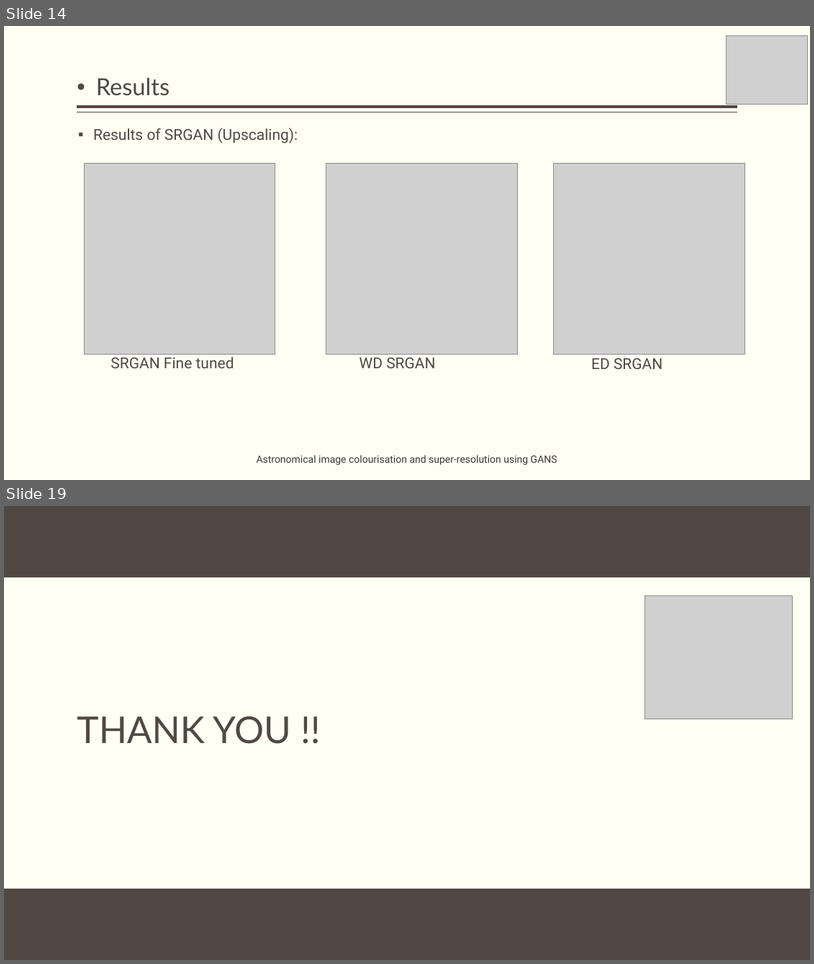
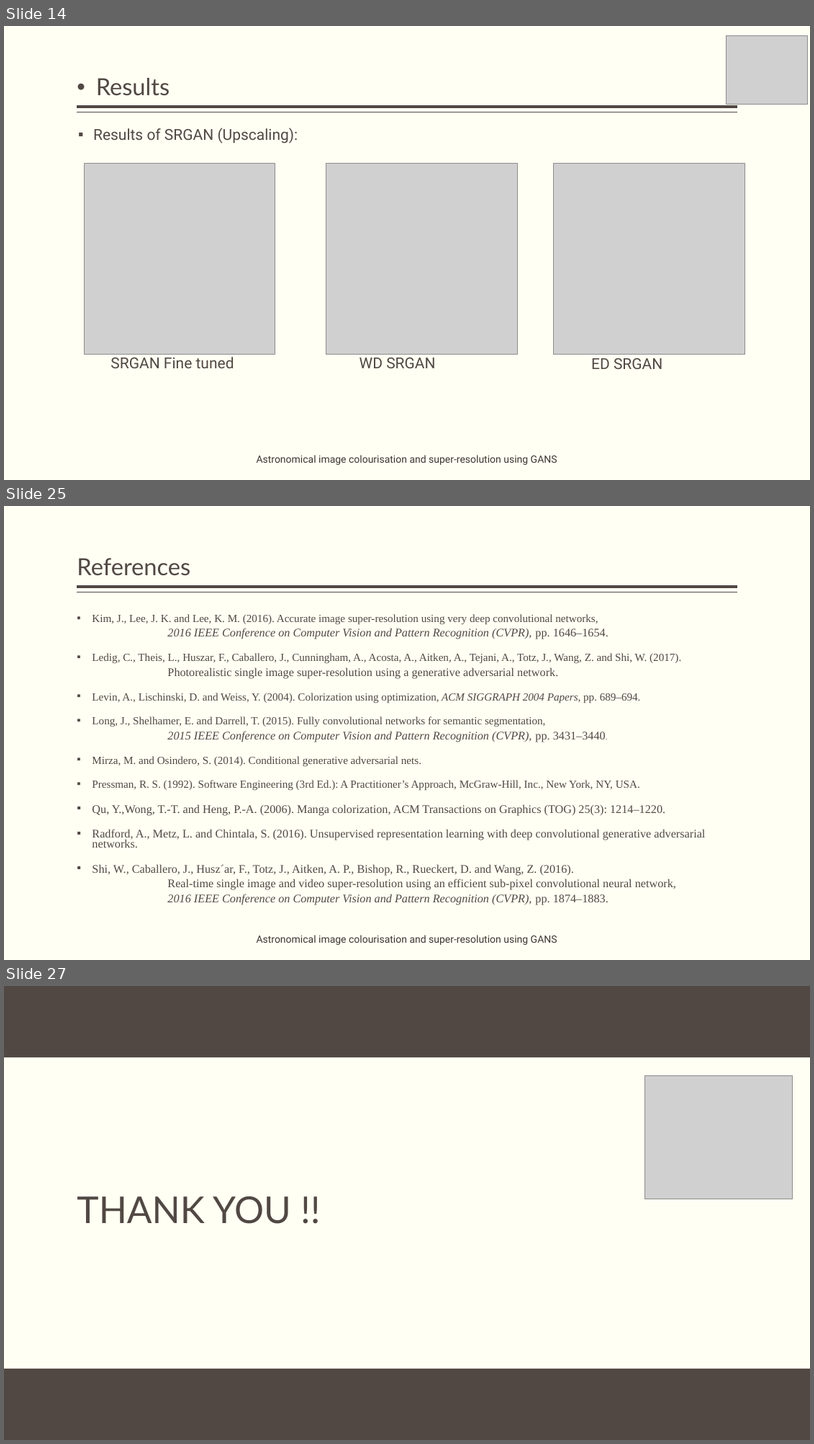
Before and after one commit to obi-wan-shinobi/Literature-Review, a slide deck: Presentation/Stage_2/stage_2_presentation.pptx. Shown one above the other, each under a label of ours: slides 14 and 19 before the commit, slides 14, 25 and 27 after it; the slides between them are not shown. The pictures are 814x964 and 814x1444 pixels, drawn with LibreOffice and Linux fonts; fonts in the diff are those of the drawing; grey boxes stand for pictures; background and template pictures are left out. Boxes give left, top, right and bottom in pixels: in the first picture for what was removed or moved away, otherwise in the second. Text is boxed around its words. In the diff, an @@ line names an element or a change of style, - is before the commit and + after.

```diff
--- a/Presentation/Stage_2/stage_2_presentation.pptx
+++ b/Presentation/Stage_2/stage_2_presentation.pptx
@@ slide 25 added at (4,506,810,960), background #FFFFF3; not listed: 2 template elements that a slide beside it also shows @@
@@ title added at (77,558,190,576), 28 pt, text #514843 @@
+References
@@ text added at (92,614,705,905), 13.9 pt, text #514843 @@
+▪ Kim, J., Lee, J. K. and Lee, K. M. (2016). Accurate image super-resolution using very deep convolutional networks,
+  2016 IEEE Conference on Computer Vision and Pattern Recognition (CVPR), pp. 1646–1654.
+▪ Ledig, C., Theis, L., Huszar, F., Caballero, J., Cunningham, A., Acosta, A., Aitken, A., Tejani, A., Totz, J., Wang, Z. and Shi, W. (2017).
+  Photorealistic single image super-resolution using a generative adversarial network.
+▪ Levin, A., Lischinski, D. and Weiss, Y. (2004). Colorization using optimization, ACM SIGGRAPH 2004 Papers, pp. 689–694.
+▪ Long, J., Shelhamer, E. and Darrell, T. (2015). Fully convolutional networks for semantic segmentation,
+  2015 IEEE Conference on Computer Vision and Pattern Recognition (CVPR), pp. 3431–3440.
+▪ Mirza, M. and Osindero, S. (2014). Conditional generative adversarial nets.
+▪ Pressman, R. S. (1992). Software Engineering (3rd Ed.): A Practitioner’s Approach, McGraw-Hill, Inc., New York, NY, USA.
+▪ Qu, Y.,Wong, T.-T. and Heng, P.-A. (2006). Manga colorization, ACM Transactions on Graphics (TOG) 25(3): 1214–1220.
+▪ Radford, A., Metz, L. and Chintala, S. (2016). Unsupervised representation learning with deep convolutional generative adversarial networks.
+▪ Shi, W., Caballero, J., Husz´ar, F., Totz, J., Aitken, A. P., Bishop, R., Rueckert, D. and Wang, Z. (2016).
+  Real-time single image and video super-resolution using an efficient sub-pixel convolutional neural network,
+  2016 IEEE Conference on Computer Vision and Pattern Recognition (CVPR), pp. 1874–1883.
@@ text added at (257,934,558,944), 12 pt, text #3D3632 @@
+Astronomical image colourisation and super-resolution using GANS
@@ what was slide 19 is now slide 27 @@
```
Also in this commit, not shown: 7 slides changed, 7 other slides added, 7 other files.
